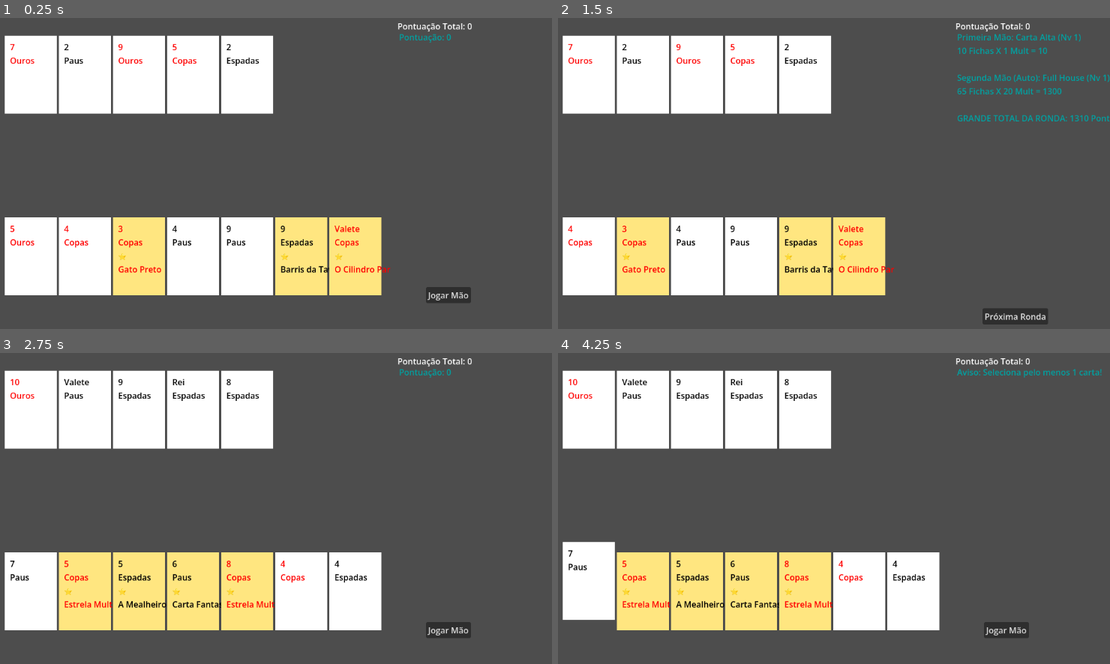
Above: before the commit, frames 1-4 (two rows, left to right).
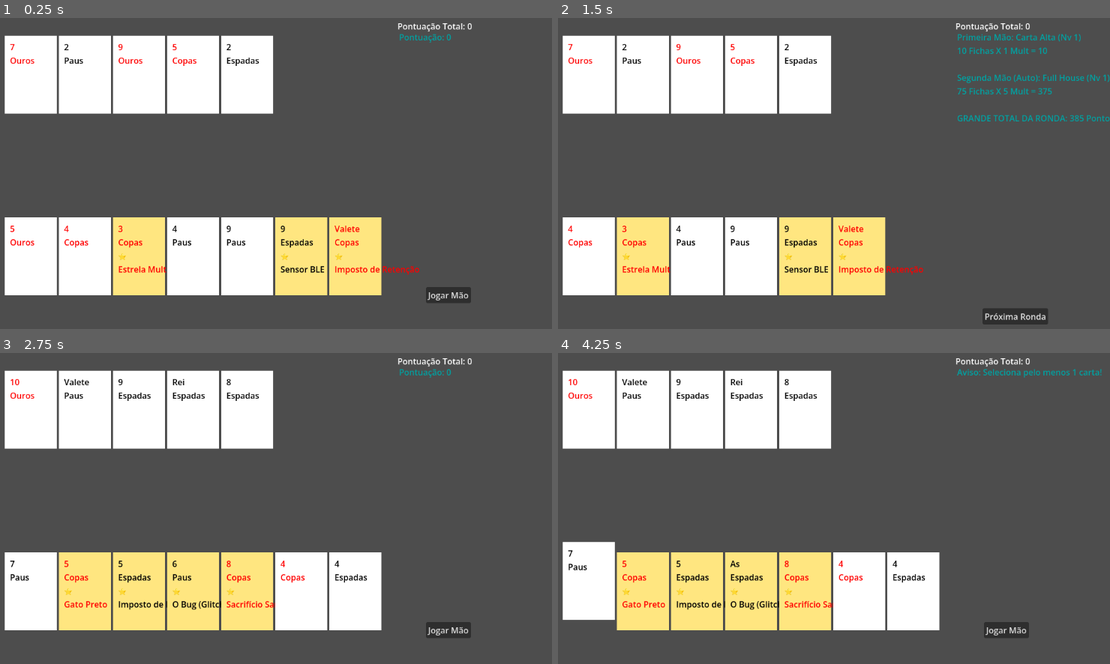
Above: after the commit, the same moments.

Repository: Campos45/des-poker
Game: Godot game, scene res://scenes/main.tscn
Two runs of this game, one before a commit and one after it. Both use one fixed random seed, a clock stepped at 60 frames per second and the inputs below.
Inputs (mouse positions are in pixels of both pictures, inside the frame that each line leads up to):
- Up to frame 1 (0.25 s): no input
- Up to frame 2 (1.5 s): click (591, 257) at 0.52 s; click "Jogar Mão" at 1.25 s
- Up to frame 3 (2.75 s): click "Próxima Ronda" at 2 s
- Up to frame 4 (4.25 s): click "Jogar Mão" at 2.75 s; click (591, 592) at 3.52 s

The runs differ from the first frame. In frame 1, 0.5% of the frame differs, in the area x 21-76%, y 79-83%; in frame 2, 0.6%, in the area x 11-100%, y 22-83%; in frame 3, 0.5%; in frame 4, 0.6%.

Commit message:
Sprint 19: As Últimas Especiais (Memória e Glitch)

Diff:
--- a/scripts/card_visual.gd
+++ b/scripts/card_visual.gd
@@ -2,6 +2,7 @@
 
 var card_data = null
 var is_selected = false
+var glitch_timer = 0.0
 
 @onready var background = $ColorRect
 @onready var text_label = $Label
@@ -33,7 +34,13 @@
 	"Sacrifício Sangrento": "Ganha +5 Mult, mas DESTRÓI permanentemente a carta à sua esquerda na jogada.",
 	"Absorvedora": "Rouba as Fichas das cartas à sua esquerda e direita na jogada e concentra tudo nela (x1.5).",
 	"Carta Fantasma": "Ilusão: Conta sempre como o naipe perfeito para fechar Flushes.",
-	"Overclock Extremo": "Dobra todo o Multiplicador da mão, mas DESTRÓI TODAS as tuas cartas selecionadas!"
+	"Overclock Extremo": "Dobra todo o Multiplicador da mão, mas DESTRÓI TODAS as tuas cartas selecionadas!",
+
+	"Ação Aristocrata": "Quando jogada, dá +1 Moeda por cada outra carta especial que deixaste na prateleira.",
+	"Memória Cache": "Repete a quantidade exata de Fichas da última carta que selecionaste antes desta.",
+	"Placa de Circuito": "Partilha as suas Fichas base como bónus extra para a carta à sua direita.",
+	"O Bug (Glitch)": "Flutua de valor a cada 2 segundos. Tranca no valor que tiver quando clicares Jogar.",
+	"O Joker Disfarçado": "Mestre do disfarce: Preenche os buracos de uma Sequência (Straight) incompleta."
 }
 
 func setup_card(data):
@@ -62,12 +69,27 @@
 	else:
 		text_label.add_theme_color_override("font_color", Color(0, 0, 0))
 
+
+func _process(delta):
+	if card_data and card_data.is_special and card_data.special_type == "O Bug (Glitch)" and not is_selected:
+		glitch_timer += delta
+		if glitch_timer >= 2.0:
+			glitch_timer = 0.0
+			var suits = ["Copas", "Ouros", "Paus", "Espadas"]
+			var ranks = ["2", "3", "4", "5", "6", "7", "8", "9", "10", "Valete", "Dama", "Rei", "As"]
+			card_data.suit = suits[randi() % suits.size()]
+			card_data.rank = ranks[randi() % ranks.size()]
+			setup_card(card_data)
+
+
 func _on_button_pressed():
 	toggle_selection()
 
 func toggle_selection():
 	is_selected = !is_selected
 	if is_selected:
-		position.y -= 20
+		background.position.y -= 20
+		text_label.position.y -= 20
+		if card_data: card_data.selection_time = Time.get_ticks_msec()
 	else:
 		position.y += 20
--- a/scripts/deck.gd
+++ b/scripts/deck.gd
@@ -7,6 +7,7 @@
 	var rank: String
 	var is_special: bool
 	var special_type: String
+	var selection_time: int = 0
 
 	func _init(s: String, r: String, special: bool, type: String = ""):
 		suit = s
@@ -46,7 +47,8 @@
 		"Barris da Taverna", "A Solitária", "Dividendo Fixo", "A Mealheiro",
 		"Fundo de Emergência", "Veterana de Serviço", "Overclock", "Gato Preto",
 		"Imposto de Retenção", "Blue Chip", "Sensor BLE", "Colheita Farta",
-		"Sacrifício Sangrento", "Absorvedora", "Carta Fantasma", "Overclock Extremo"
+		"Sacrifício Sangrento", "Absorvedora", "Carta Fantasma", "Overclock Extremo",
+		"Ação Aristocrata", "Memória Cache", "Placa de Circuito", "O Bug (Glitch)", "O Joker Disfarçado"
 	]
 
 
@@ -120,8 +122,10 @@
 		score_label.text = "Aviso: Seleciona pelo menos 1 carta!"
 		return
 
-	# O pacote com as informações vitais do jogo
-	var game_context = {"bank": global_bank, "round": current_round, "community": current_community_deck}
+	# Ordena pelo clique e adiciona a prateleira (shelf) ao contexto
+	selected_cards.sort_custom(func(a, b): return a.selection_time < b.selection_time)
+	var game_context = {"bank": global_bank, "round": current_round, "community": current_community_deck, "shelf": remaining_cards}
+
 
 	var hand1_data = HandEvaluator.evaluate_5_card_hand(selected_cards)
 	var score1_data = HandEvaluator.calculate_score(hand1_data, game_context)
--- a/scripts/hand_evaluator.gd
+++ b/scripts/hand_evaluator.gd
@@ -40,16 +40,58 @@
 static func evaluate_5_card_hand(cards: Array) -> Dictionary:
 	var values = []
 	var suits = []
+	var normal_values = []
+	var joker_count = 0
 
 	for card in cards:
 		values.append(RANK_VALUES[card.rank])
 		suits.append(card.suit)
+		if card.is_special and card.special_type == "O Joker Disfarçado":
+			joker_count += 1
+		else:
+			normal_values.append(RANK_VALUES[card.rank])
 
 	values.sort()
+	normal_values.sort()
 	var num_cards = cards.size()
 
 	var is_flush = false
 	var is_straight = false
+
+	if num_cards == 5:
+		is_flush = true
+		var target_suit = ""
+		for card in cards:
+			if card.is_special and card.special_type == "Carta Fantasma": continue
+			if target_suit == "": target_suit = card.suit
+			elif card.suit != target_suit:
+				is_flush = false
+				break
+
+		if joker_count > 0 and normal_values.size() > 0:
+			var unique_vals = []
+			for v in normal_values:
+				if not unique_vals.has(v): unique_vals.append(v)
+
+			if unique_vals.size() == normal_values.size():
+				var max_v = normal_values.max()
+				var min_v = normal_values.min()
+				if max_v - min_v <= 4:
+					is_straight = true
+				elif normal_values.has(14):
+					var low_straight = true
+					for v in normal_values:
+						if v != 14 and v > 5: low_straight = false
+					if low_straight: is_straight = true
+		else:
+			is_straight = true
+			for i in range(1, 5):
+				if values[i] != values[i-1] + 1:
+					if i == 4 and values[4] == 14 and values[0] == 2 and values[1] == 3 and values[2] == 4 and values[3] == 5:
+						is_straight = true
+					else:
+						is_straight = false
+						break
 
 	if num_cards == 5:
 		is_flush = true
@@ -163,26 +205,32 @@
 
 	# 1º Loop: Encontrar Absorvedoras e roubar Fichas aos vizinhos!
 	for i in range(all_played_cards.size()):
-		var card = all_played_cards[i]
-		if card.is_special and card.special_type == "Absorvedora":
-			var left_index = i - 1
-			var right_index = i + 1
-			# A regra de dar a volta (Wrap-around)
-			if left_index < 0: left_index = all_played_cards.size() - 1
-			if right_index >= all_played_cards.size(): right_index = 0
-
-			# Calcula e guarda o que roubou aos vizinhos
-			var l_val = RANK_VALUES[all_played_cards[left_index].rank]
-			var r_val = RANK_VALUES[all_played_cards[right_index].rank]
-			if l_val > 10 and l_val < 14: l_val = 10
-			elif l_val == 14: l_val = 11
-			if r_val > 10 and r_val < 14: r_val = 10
-			elif r_val == 14: r_val = 11
-
-			# Marca os vizinhos para terem 0 fichas e absorve (x1.5)
-			stolen_chips[left_index] = -l_val
-			stolen_chips[right_index] = -r_val
-			stolen_chips[i] += int((l_val + r_val) * 1.5)
+		var card = all_played_cards[i] # <-- ESTA É A LINHA QUE FALTAVA
+		var card_val = RANK_VALUES[card.rank]
+		if card_val > 10 and card_val < 14: card_val = 10
+		elif card_val == 14: card_val = 11
+
+		if card.is_special:
+			if card.special_type == "Absorvedora":
+				var left_index = i - 1
+				var right_index = i + 1
+				if left_index < 0: left_index = all_played_cards.size() - 1
+				if right_index >= all_played_cards.size(): right_index = 0
+
+				var l_val = RANK_VALUES[all_played_cards[left_index].rank]
+				var r_val = RANK_VALUES[all_played_cards[right_index].rank]
+				if l_val > 10 and l_val < 14: l_val = 10
+				elif l_val == 14: l_val = 11
+				if r_val > 10 and r_val < 14: r_val = 10
+				elif r_val == 14: r_val = 11
+
+				stolen_chips[left_index] = -l_val
+				stolen_chips[right_index] = -r_val
+				stolen_chips[i] += int((l_val + r_val) * 1.5)
+			elif card.special_type == "Placa de Circuito":
+				var right_index = i + 1
+				if right_index >= all_played_cards.size(): right_index = 0
+				stolen_chips[right_index] += card_val
 
 	# 2º Loop: Cálculo Normal e outras Especiais
 	for i in range(scoring_cards.size()):
@@ -250,6 +298,19 @@
 					var left_i = real_index - 1
 					if left_i < 0: left_i = all_played_cards.size() - 1
 					cards_to_destroy.append(all_played_cards[left_i])
+				"Ação Aristocrata":
+					if context.has("shelf"):
+						var special_count = 0
+						for unplayed in context["shelf"]:
+							if unplayed.is_special: special_count += 1
+						money_earned += special_count
+				"Memória Cache":
+					if real_index > 0:
+						var prev_card = all_played_cards[real_index - 1]
+						var prev_val = RANK_VALUES[prev_card.rank]
+						if prev_val > 10 and prev_val < 14: prev_val = 10
+						elif prev_val == 14: prev_val = 11
+						total_chips += prev_val
 
 	if total_chips < 0: total_chips = 0
 
@@ -273,11 +334,10 @@
 static func level_up_hand(hand_name: String):
 	if hand_levels.has(hand_name):
 		hand_levels[hand_name] += 1
-
-static func find_best_hand(available_cards: Array, context: Dictionary = {"bank": 0, "round": 1}) -> Dictionary:
+static func find_best_hand(available_cards: Array, context: Dictionary = {"bank": 0, "round": 1, "community": [], "shelf": []}) -> Dictionary:
 	if available_cards.size() <= 5:
 		var eval = evaluate_5_card_hand(available_cards)
-		var score = calculate_score(eval, context) # Adicionado o context aqui
+		var score = calculate_score(eval, context)
 		eval["score_data"] = score
 		return eval
 
@@ -287,7 +347,7 @@
 
 	for combo in combos:
 		var eval = evaluate_5_card_hand(combo)
-		var score = calculate_score(eval, context) # Adicionado o context aqui
+		var score = calculate_score(eval, context)
 
 		if score["total"] > highest_score:
 			highest_score = score["total"]
@@ -295,6 +355,7 @@
 			best_hand = eval
 
 	return best_hand
+
 
 static func get_combinations(arr: Array, k: int) -> Array:
 	var result = []
